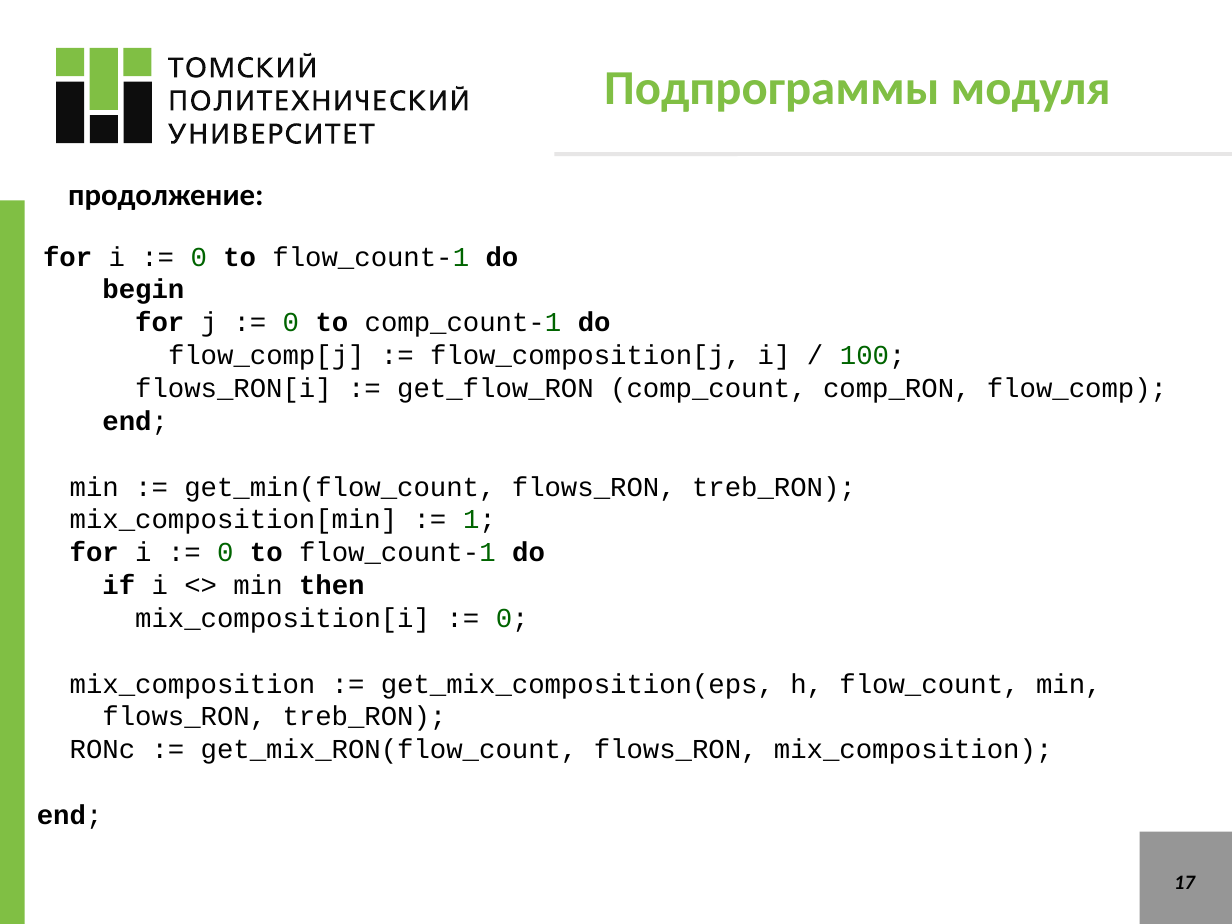
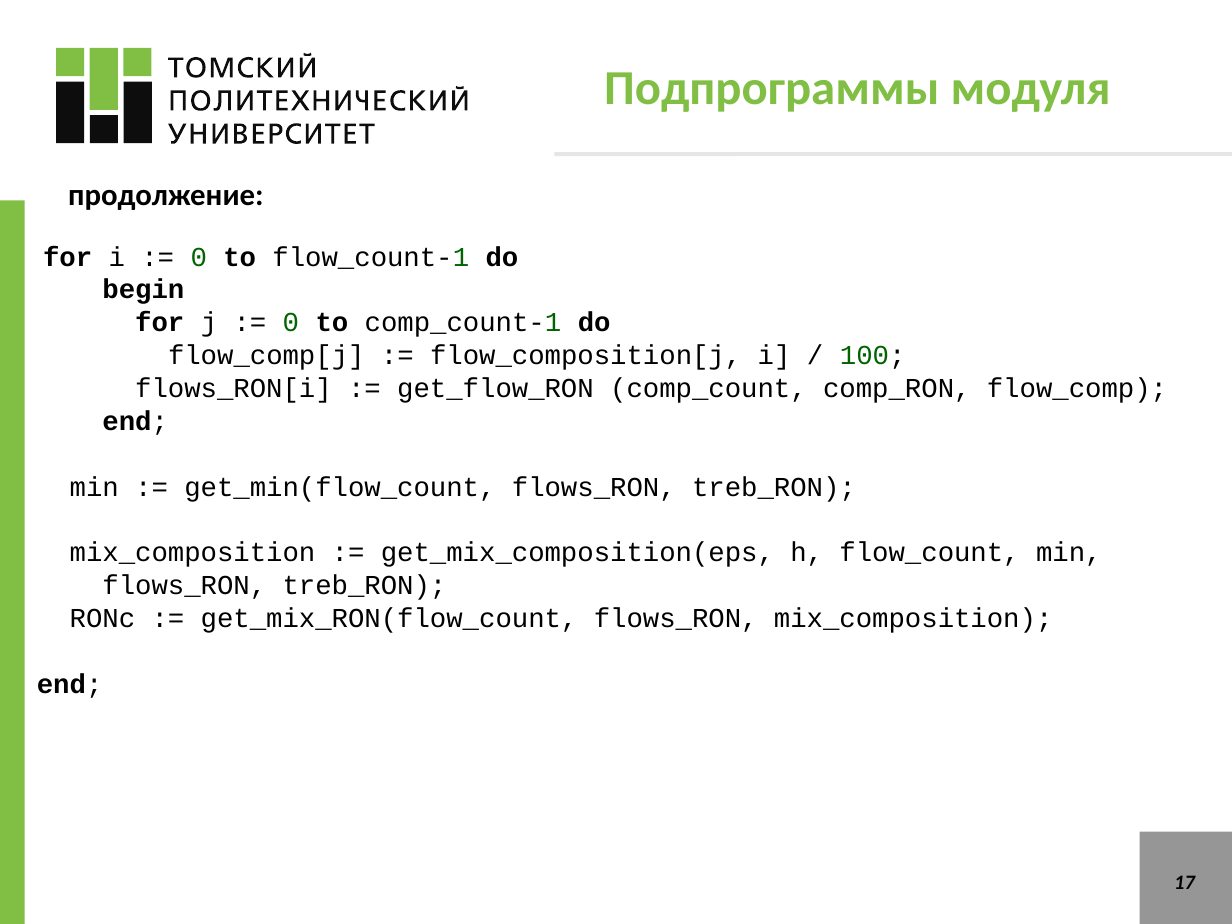
Before and after one commit to VChuzlov/SA, a slide deck: slide 17 of ЛБ1_blending/ЛБ_1.pptx. Drawn at 1232x924 pixels with LibreOffice and Linux fonts; fonts in the diff are those of the drawing. Boxes give left, top, right and bottom in pixels: in the first picture for what was removed or moved away, otherwise in the second. Text is boxed around its words. In the diff, an @@ line names an element or a change of style, - is before the commit and + after.

```diff
--- a/ЛБ1_blending/ЛБ_1.pptx
+++ b/ЛБ1_blending/ЛБ_1.pptx
@@ text at [70, 509, 545, 633]: paragraphs removed @@
-mix_composition[min] := 1;
-for i := 0 to flow_count-1 do
-if i <> min then
-mix_composition[i] := 0;
```
Also in this commit, not shown: 5 other files.
